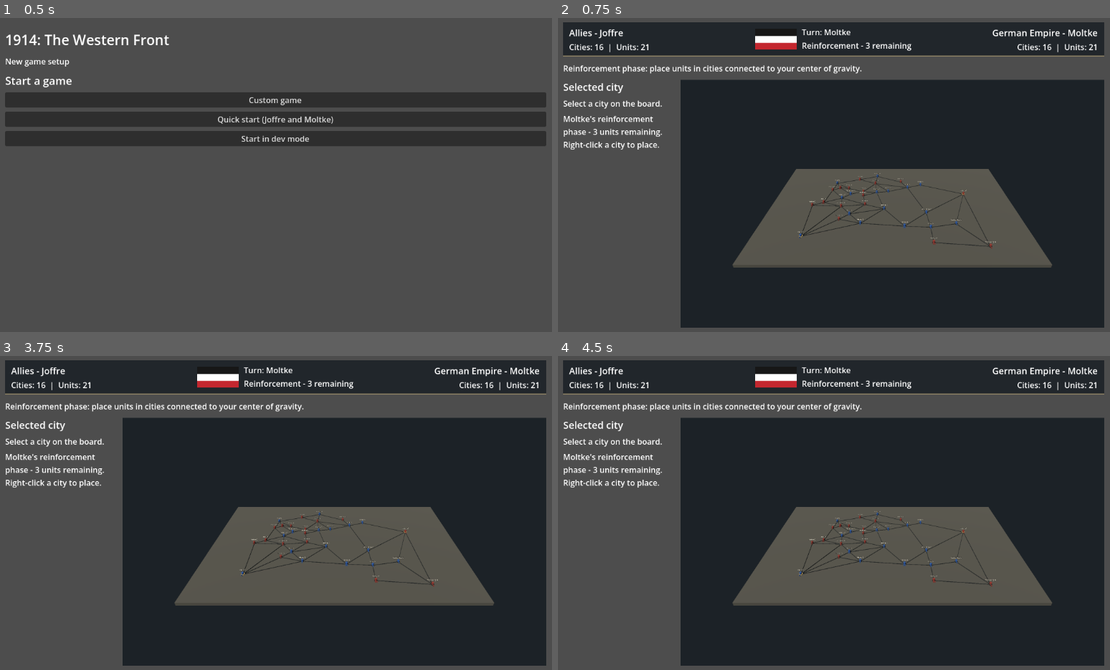
Above: before the commit, frames 1-4 (two rows, left to right).
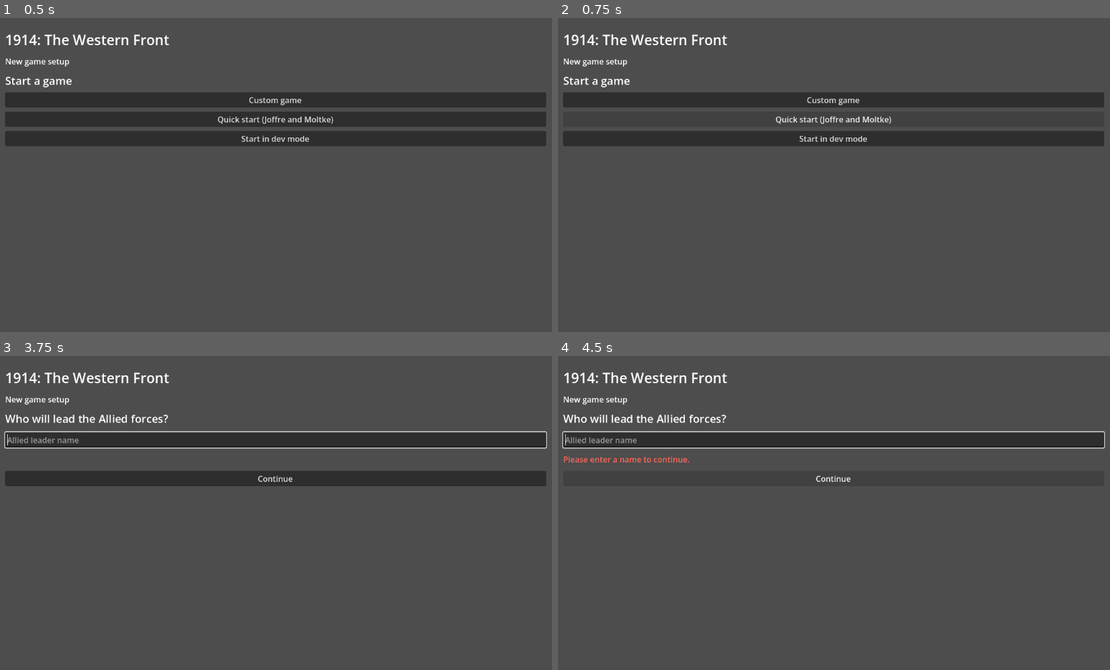
Above: after the commit, the same moments.

Repository: benlevy41/1914
Game: Godot game, scene res://scenes/main.tscn
Two runs of this game, one before a commit and one after it. Both use one fixed random seed, a clock stepped at 60 frames per second and the inputs below.
Inputs (mouse positions are in pixels of both pictures, inside the frame that each line leads up to):
- Up to frame 1 (0.5 s): no input
- Up to frame 2 (0.75 s): click "Quick start (Joffre and Moltk…" at 0.5 s
- Up to frame 3 (3.75 s): click (276, 456) at 1.25 s, where only the run after the commit has a clickable "Quick start (Joffre and Moltk…"; click (276, 475) at 2 s, where only the run after the commit has a clickable "Start in dev mode"; click (276, 475) at 2.75 s, where only the run after the commit has a clickable "Start in dev mode"; click (276, 437) at 3.5 s, where only the run after the commit has a clickable "Custom game"
- Up to frame 4 (4.5 s): click (834, 478) at 4.25 s, where only the run after the commit has a clickable "Continue"

Frame 1 is identical in both runs. In frame 2, 53% of the frame differs, in the area x 0-99%, y 1-99%; in frame 3, 53%; in frame 4, 56%, in the area x 0-100%, y 1-99%.
Error after the commit: Cannot call method 'hide' on a null value. (res://scripts/presentation/main_screen.gd:142)

Commit message:
"Updated main.tscn"

Diff:
--- a/scenes/main.tscn
+++ b/scenes/main.tscn
@@ -2,7 +2,6 @@
 
 [ext_resource type="Script" uid="uid://coqmlmn37uu4f" path="res://scripts/presentation/main_screen.gd" id="1_main_screen"]
 [ext_resource type="PackedScene" path="res://scenes/board_view.tscn" id="2_board_view"]
-[ext_resource type="PackedScene" path="res://scenes/game_hud.tscn" id="3_game_hud"]
 
 [node name="MainScreen" type="Control" unique_id=1457093871]
 layout_mode = 3
@@ -34,13 +33,15 @@
 theme_override_font_sizes/font_size = 28
 text = "1914: The Western Front"
 
-[node name="GameHUD" parent="MarginContainer/Content" instance=ExtResource("3_game_hud")]
-layout_mode = 2
-
 [node name="GameStatus" type="Label" parent="MarginContainer/Content" unique_id=2022516689]
 layout_mode = 2
 text = "New game setup"
 autowrap_mode = 2
+
+[node name="DevModeIndicator" type="Label" parent="MarginContainer/Content" unique_id=561338520]
+visible = false
+layout_mode = 2
+text = "Developer mode"
 
 [node name="MenuPanel" type="VBoxContainer" parent="MarginContainer/Content" unique_id=2027370289]
 layout_mode = 2
@@ -101,6 +102,14 @@
 layout_mode = 2
 theme_override_constants/separation = 8
 
+[node name="PlayersHeading" type="Label" parent="MarginContainer/Content/MainLayout/Sidebar" unique_id=1993280928]
+layout_mode = 2
+theme_override_font_sizes/font_size = 20
+text = "Players"
+
+[node name="PlayerList" type="VBoxContainer" parent="MarginContainer/Content/MainLayout/Sidebar" unique_id=1799922826]
+layout_mode = 2
+
 [node name="SelectedHeading" type="Label" parent="MarginContainer/Content/MainLayout/Sidebar" unique_id=1542871279]
 layout_mode = 2
 theme_override_font_sizes/font_size = 20
